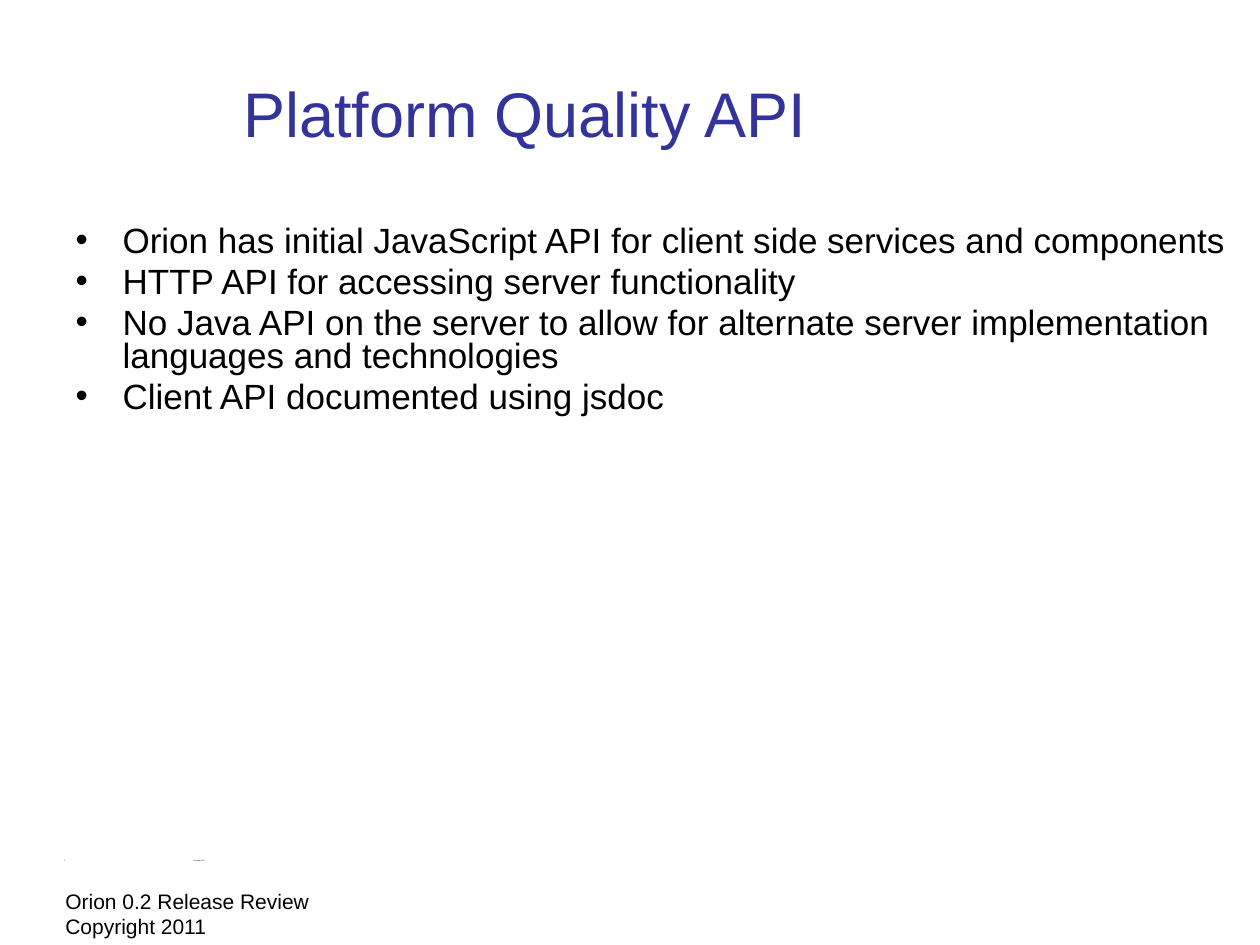
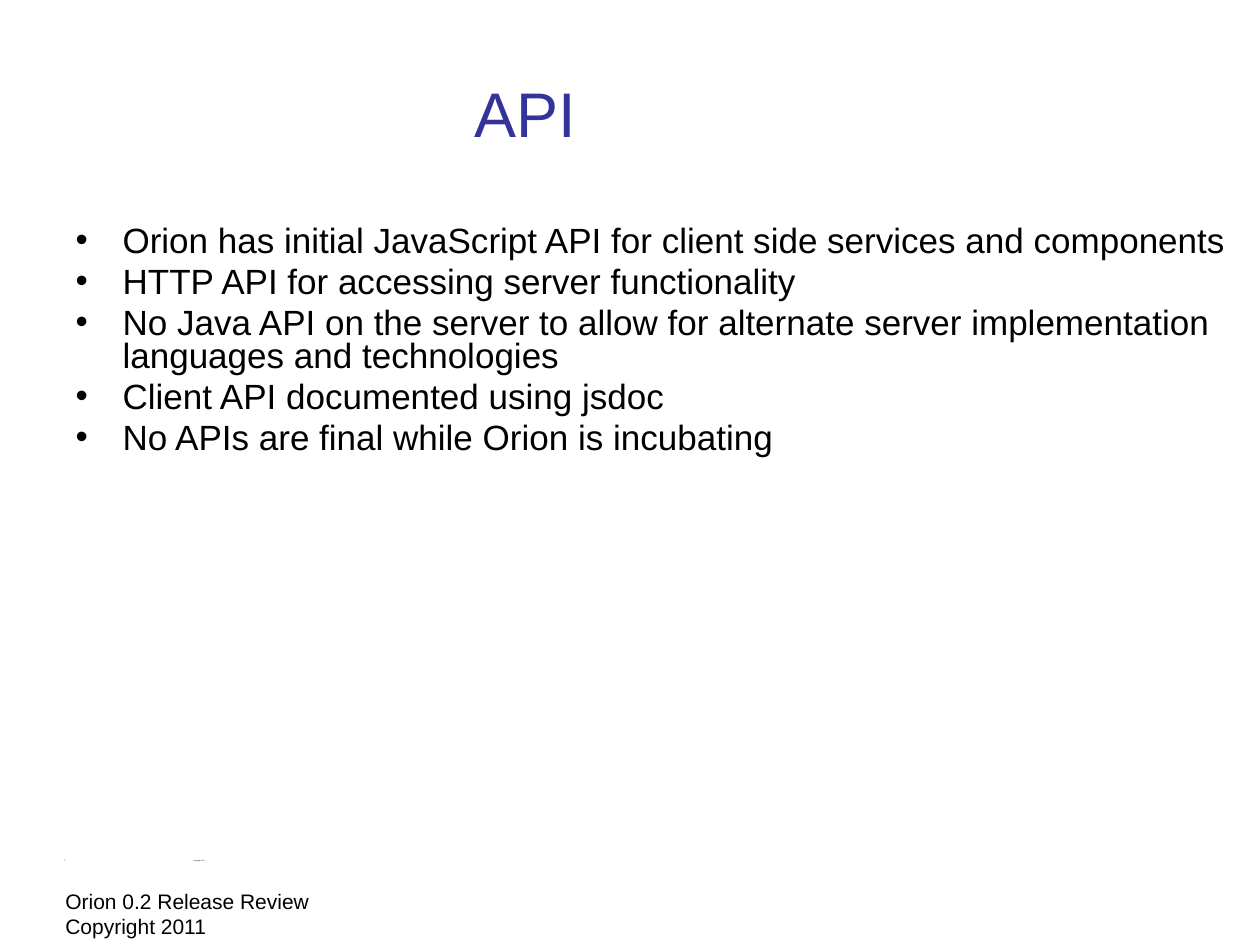
Before and after one commit to eclipse-platform/www.eclipse.org-eclipse-news, a slide deck: slide 5 of orion/reviews/orion-0-2-release-review.odp. Drawn at 1260x945 pixels with LibreOffice and Linux fonts; fonts in the diff are those of the drawing; background and template pictures are left out. Boxes give left, top, right and bottom in pixels: in the first picture for what was removed or moved away, otherwise in the second. Text is boxed around its words. In the diff, an @@ line names an element or a change of style, - is before the commit and + after.

```diff
--- a/orion/reviews/orion-0-2-release-review.odp
+++ b/orion/reviews/orion-0-2-release-review.odp
@@ title at <box>474,93,575,137</box>: text changed @@
-Platform Quality API
+API
@@ text at <box>123,424,773,457</box>: paragraph added @@
+• No APIs are final while Orion is incubating
```
Also in this commit, not shown: 5 other slides changed, 1 slide added, 1 slide removed, 1 other file.
